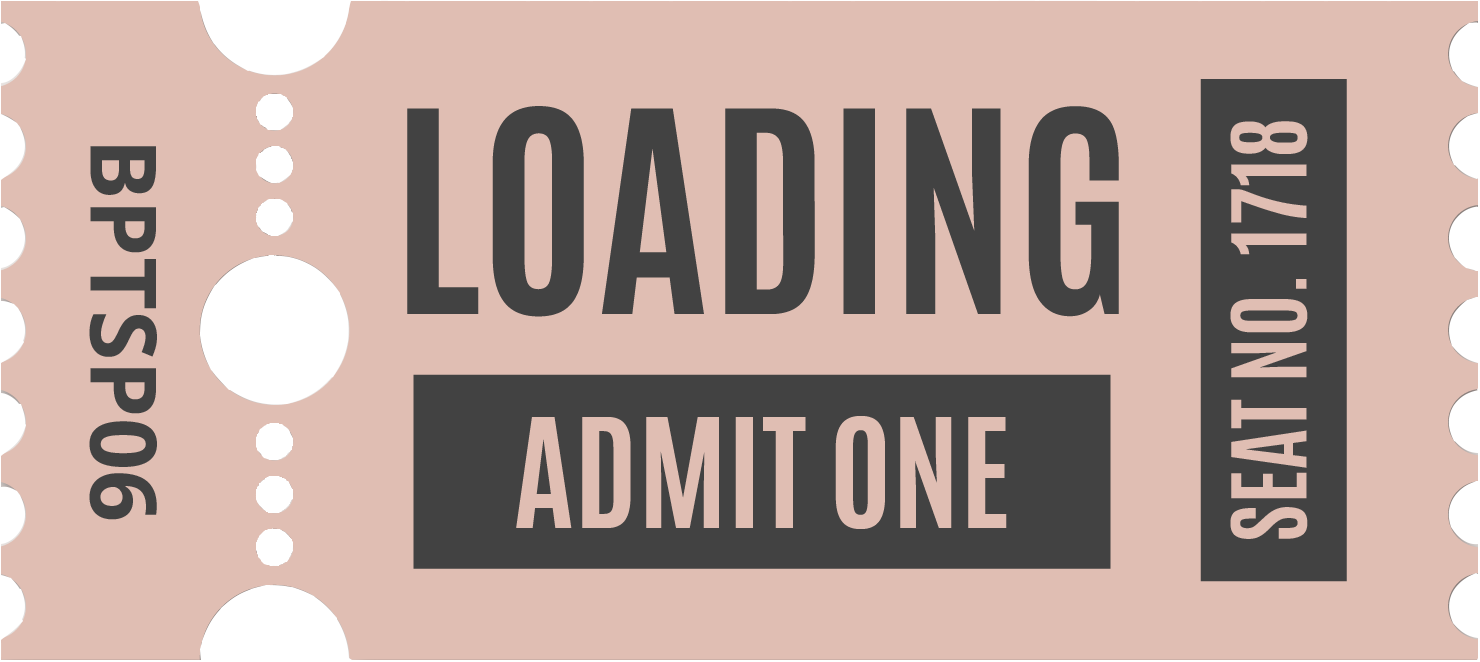
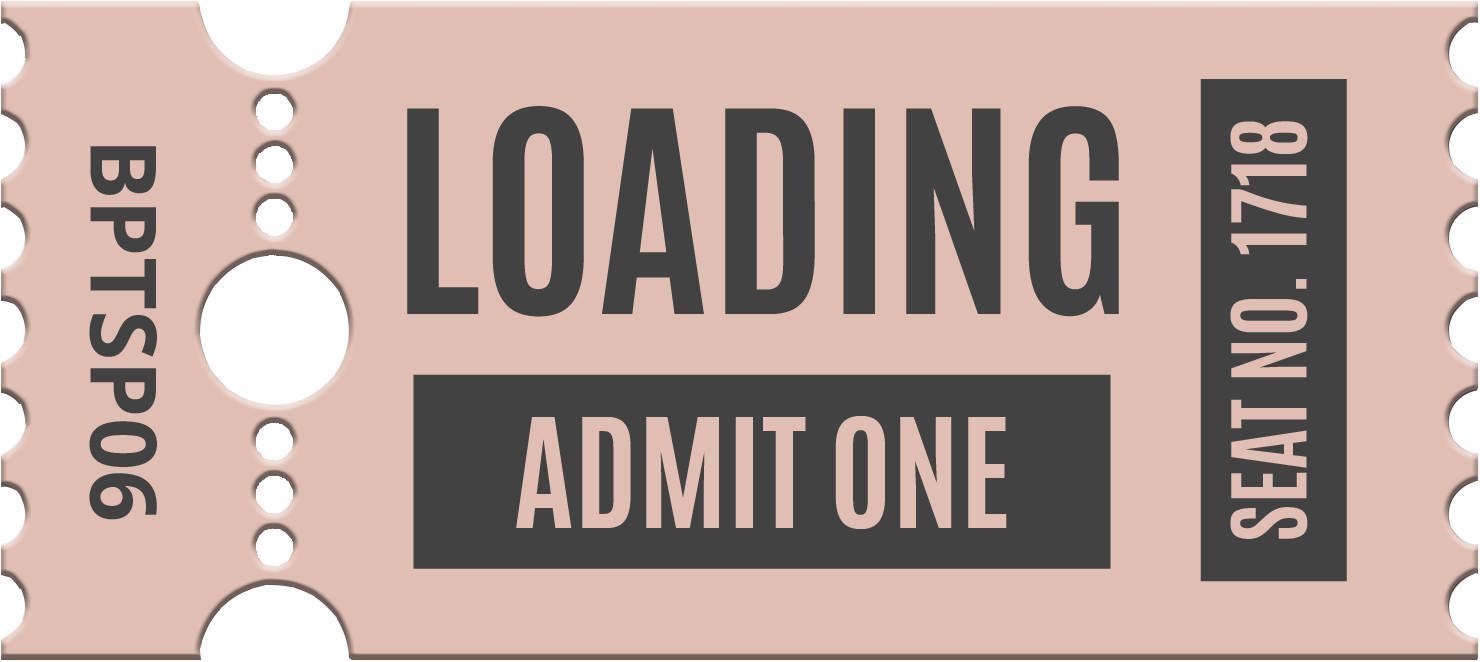
Layer changes from the first (1480, 662) image to the second:
pixels changed over [1, 1, 1478, 660] (layer not identified)
